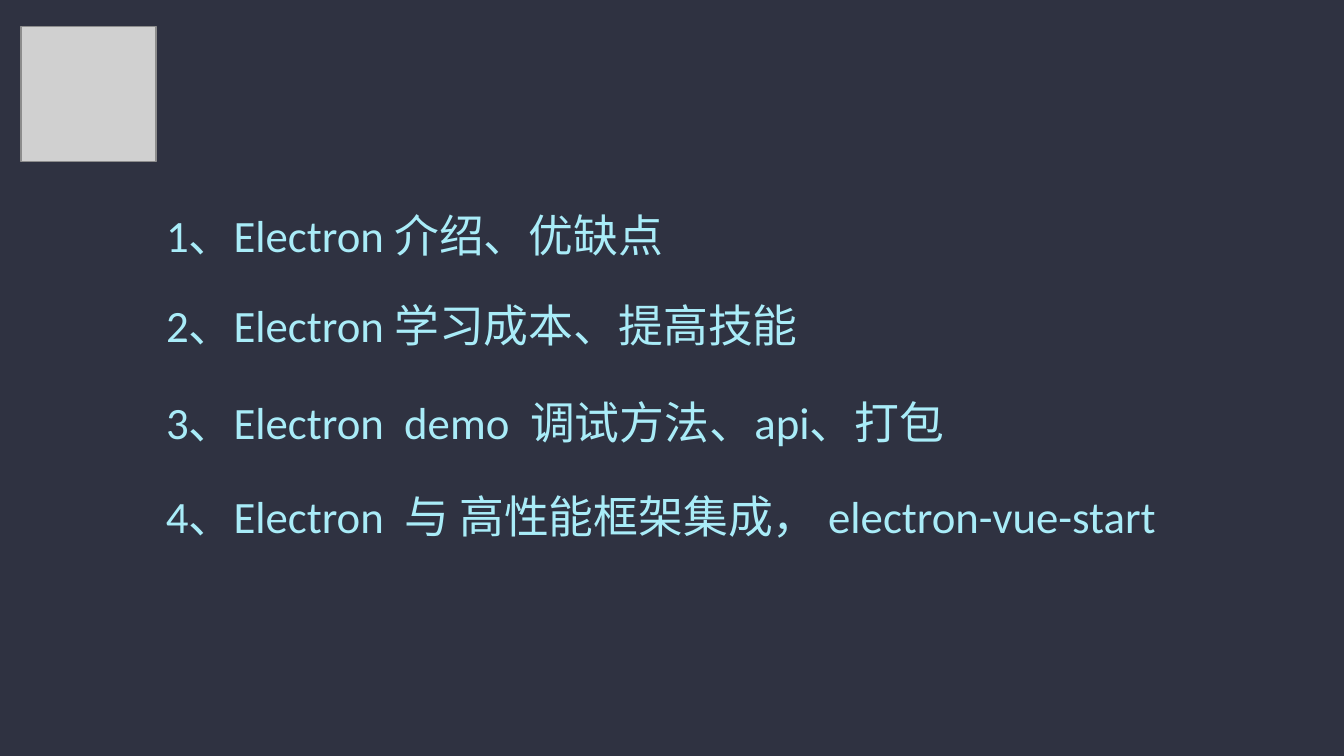
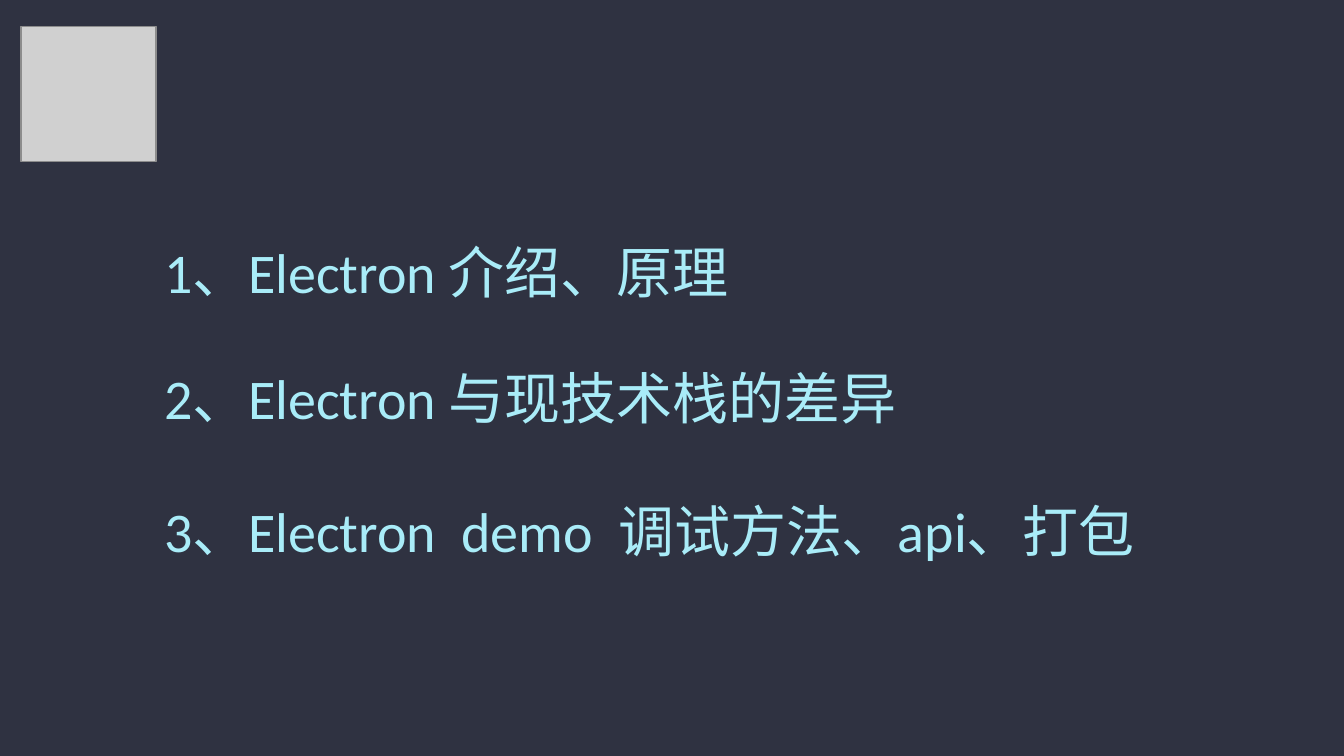
Before and after one commit to admiral20/electron-quick-start, a slide deck: slide 2 of ppt/electron.pptx. Drawn at 1344x756 pixels with LibreOffice and Linux fonts; fonts in the diff are those of the drawing; grey boxes stand for pictures. Boxes give left, top, right and bottom in pixels: in the first picture for what was removed or moved away, otherwise in the second. Text is boxed around its words. In the diff, an @@ line names an element or a change of style, - is before the commit and + after.

```diff
--- a/ppt/electron.pptx
+++ b/ppt/electron.pptx
@@ text at (x1=164, y1=246, x2=729, y2=298): text changed; size 32 to 40 pt @@
-1、Electron 介绍、优缺点
+1、Electron 介绍、原理
@@ text at (x1=164, y1=372, x2=897, y2=424): text changed; size 32 to 40 pt @@
-2、Electron 学习成本、提高技能
+2、Electron 与现技术栈的差异
@@ text "3、Electron demo 调试方法、api、打包" moved from (x1=166, y1=401, x2=944, y2=446) to (x1=164, y1=505, x2=1135, y2=561) @@
@@ text "3、Electron demo 调试方法、api、打包" at (x1=164, y1=505, x2=1135, y2=561): size 32 to 40 pt @@
@@ text removed at (x1=166, y1=495, x2=1155, y2=538) @@
-4、Electron 与 高性能框架集成， electron-vue-start
```
Also in this commit, not shown: 4 other slides changed, 1 slide added, 5 other files.
